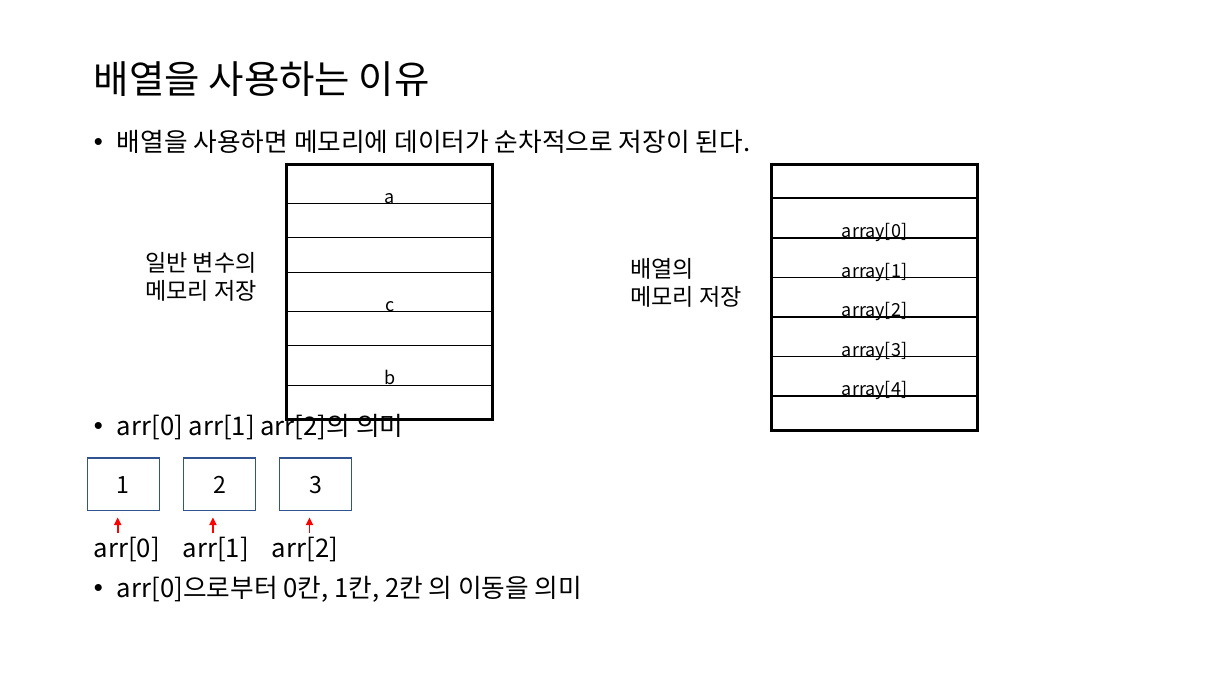
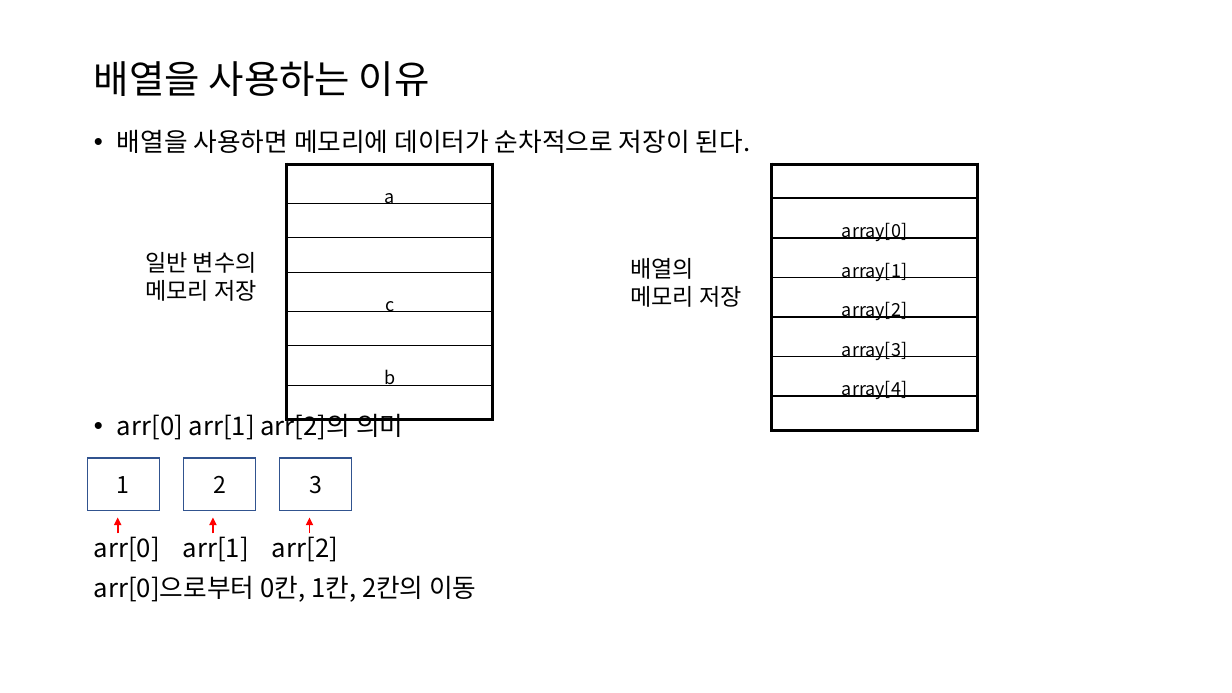
Before and after one commit to BckLily/yeilGroupStudy, a slide deck: slide 6 of 자료/배열.pptx. Drawn at 1232x693 pixels with LibreOffice and Linux fonts; fonts in the diff are those of the drawing. Boxes give left, top, right and bottom in pixels: in the first picture for what was removed or moved away, otherwise in the second. Text is boxed around its words. In the diff, an @@ line names an element or a change of style, - is before the commit and + after.

```diff
--- a/자료/배열.pptx
+++ b/자료/배열.pptx
@@ text at [94,575,476,602]: text changed @@
-• arr[0]으로부터 0칸, 1칸, 2칸 의 이동을 의미
+arr[0]으로부터 0칸, 1칸, 2칸의 이동
```
Also in this commit, not shown: 2 other slides changed.
